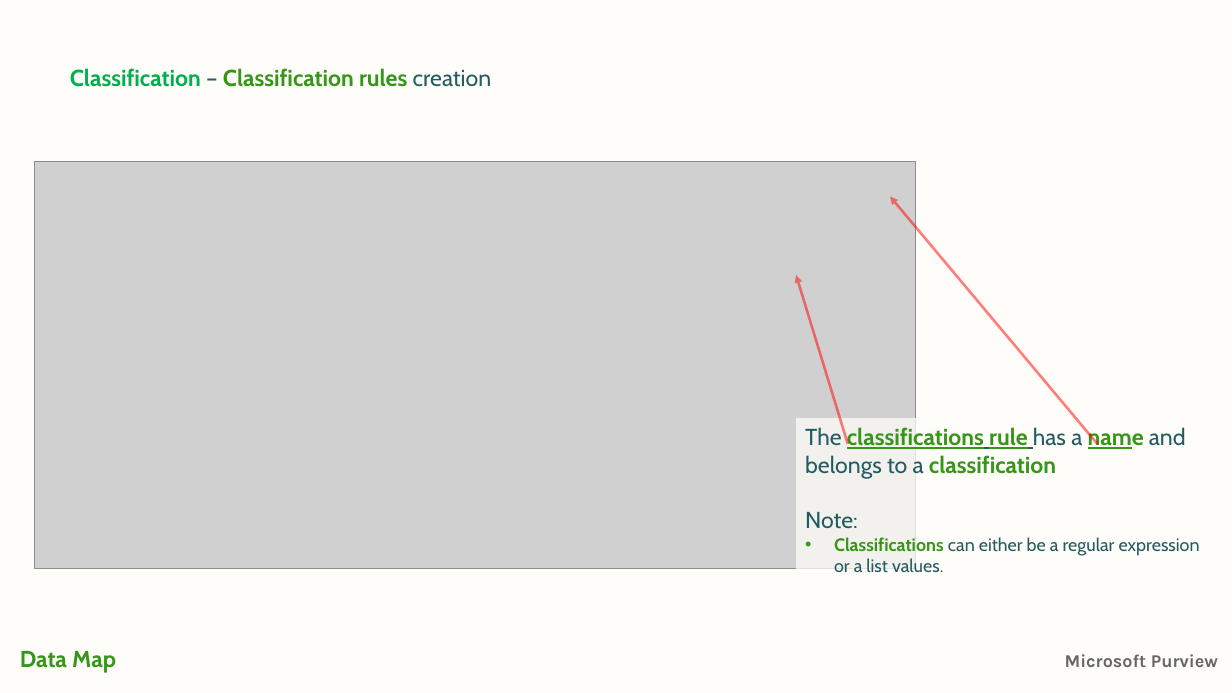
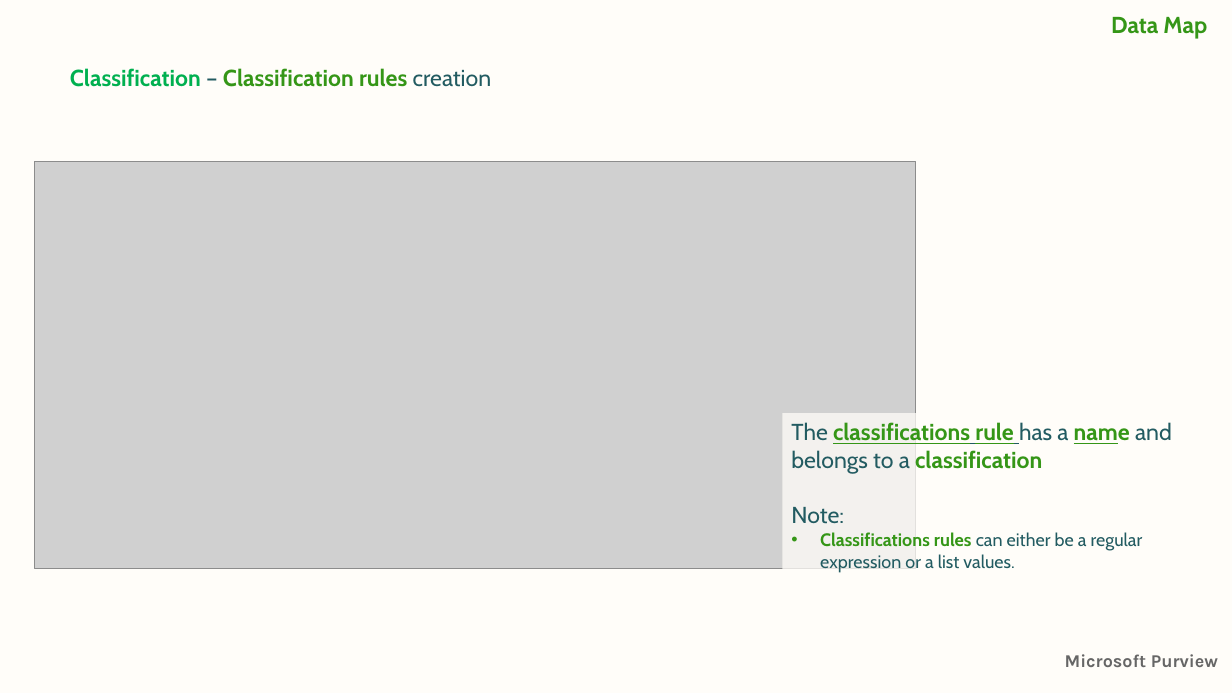
Before and after one commit to jcordtz/microsoft-purview-stuff, a slide deck: slide 33 of Presentations/2-Getting Started/Purview-2-datamap.pptx (slide 32 before the commit). Drawn at 1232x693 pixels with LibreOffice and Linux fonts; fonts in the diff are those of the drawing; grey boxes stand for pictures; background and template pictures are left out. Boxes give left, top, right and bottom in pixels: in the first picture for what was removed or moved away, otherwise in the second. Text is boxed around its words. In the diff, an @@ line names an element or a change of style, - is before the commit and + after.

```diff
--- a/Presentations/2-Getting Started/Purview-2-datamap.pptx
+++ b/Presentations/2-Getting Started/Purview-2-datamap.pptx
@@ text added at <box>1111,17,1207,39</box>, 18 pt, text #359617, bold @@
+Data Map
@@ arrow removed from (1098, 444) to (890, 197) @@
@@ arrow removed from (848, 444) to (797, 275) @@
@@ text "The classifications rule has a ...": place and size @@
-text "The classifications rule has a ..." at <box>805,425,1200,572</box>
+text "The classifications rule has a ..." at <box>791,422,1172,573</box>
@@ text at <box>820,532,1143,573</box>: text changed @@
-• Classifications can either be a regular expression or a list values.
+• Classifications rules can either be a regular expression or a list values.
@@ text removed at <box>20,651,116,673</box> @@
-Data Map
```
Also in this commit, not shown: 53 other slides changed, 1 slide added, 7 other files.
